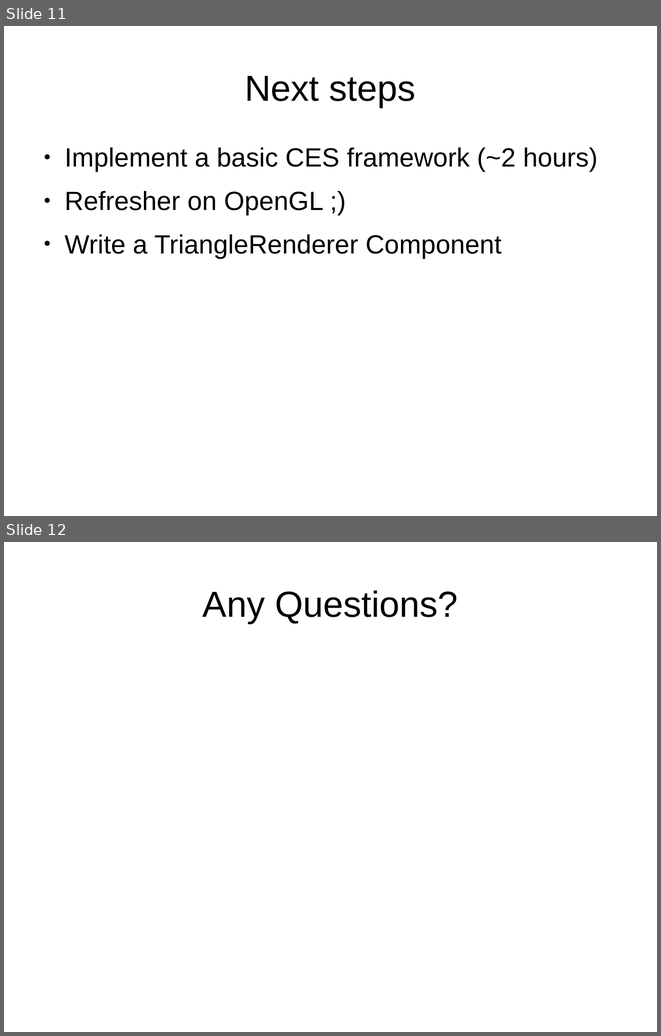
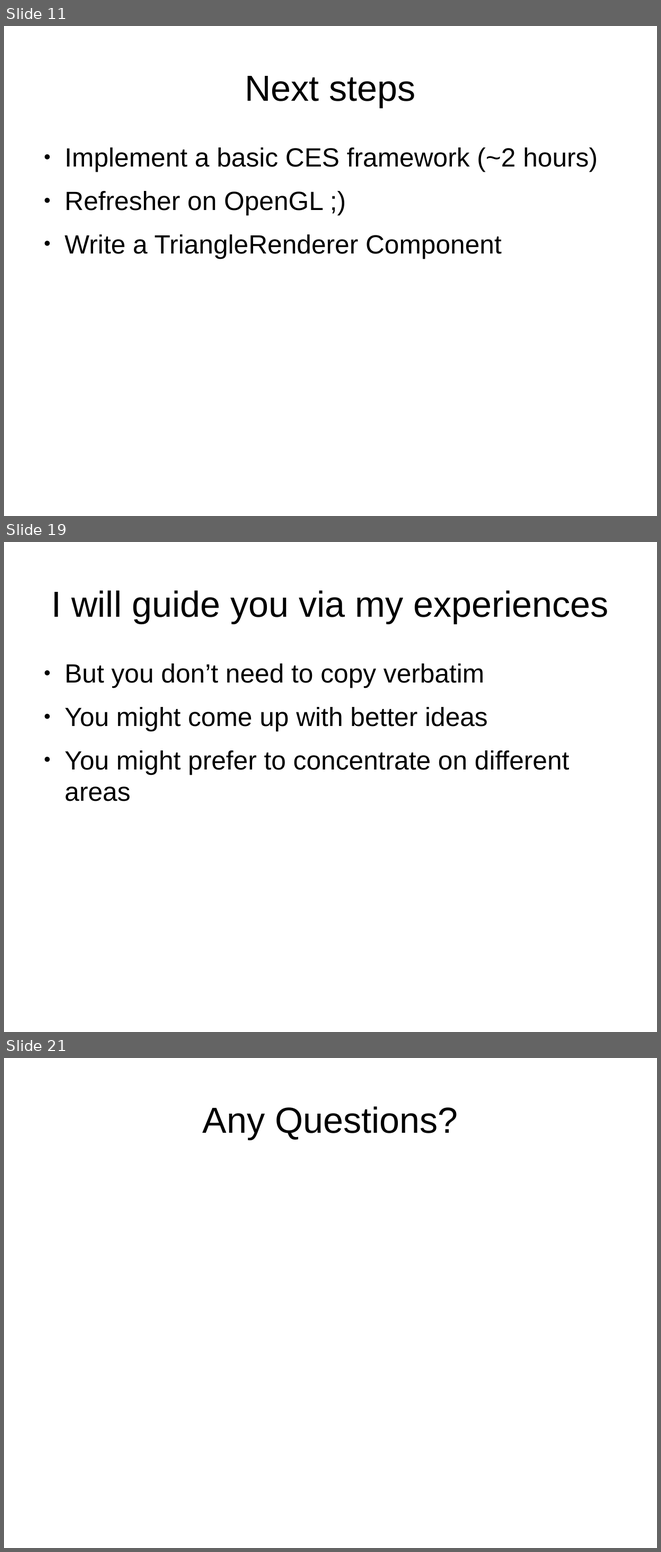
Before and after one commit to osen/creativelabs, a slide deck: gep/gep-lec2.odp. Shown one above the other, each under a label of ours: slides 11 and 12 before the commit, slides 11, 19 and 21 after it; the slides between them are not shown. The pictures are 661x1036 and 661x1552 pixels, drawn with LibreOffice and Linux fonts; fonts in the diff are those of the drawing; background and template pictures are left out. Boxes give left, top, right and bottom in pixels: in the first picture for what was removed or moved away, otherwise in the second. Text is boxed around its words. In the diff, an @@ line names an element or a change of style, - is before the commit and + after.

```diff
--- a/gep/gep-lec2.odp
+++ b/gep/gep-lec2.odp
@@ slide 19 added at (x1=4, y1=542, x2=657, y2=1032), background #FFFFFF @@
@@ title added at (x1=52, y1=590, x2=608, y2=623), 44 pt, text #000000 @@
+I will guide you via my experiences
@@ text added at (x1=64, y1=663, x2=569, y2=801), 32 pt, text #000000 @@
+● But you don’t need to copy verbatim
+● You might come up with better ideas
+● You might prefer to concentrate on different areas
@@ what was slide 12 is now slide 21 @@
```
Also in this commit, not shown: 2 slides changed, 8 other slides added.
